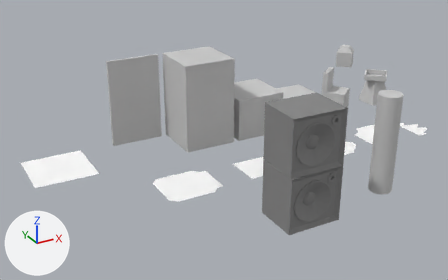
Renders of the Blender file meshes/tiles.blend from each side of a commit.
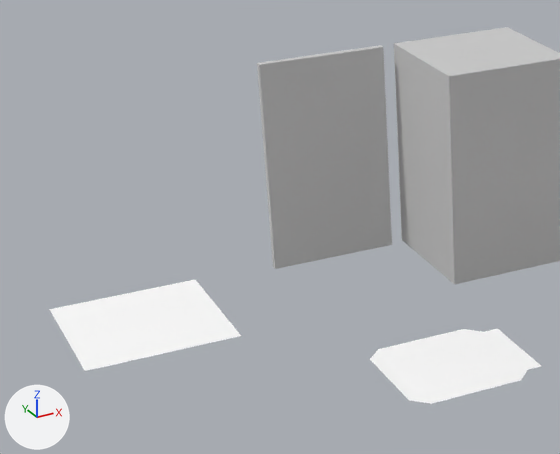
Each version appears first whole from a 50 mm lens placed at (-9.98, -12.14, 8.78), pointed at (-1.05, 4.09, 0.67), and next in a close-up on the part from 0% to 52% of the width and 13% to 79% of the height. The lights are fixed; the arrows at lower left show +X, +Y and +Z.

Names of what the first close-up shows: 'empty', 'path_start', 'pillar', 'wall'.
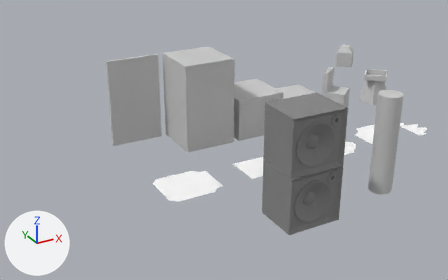
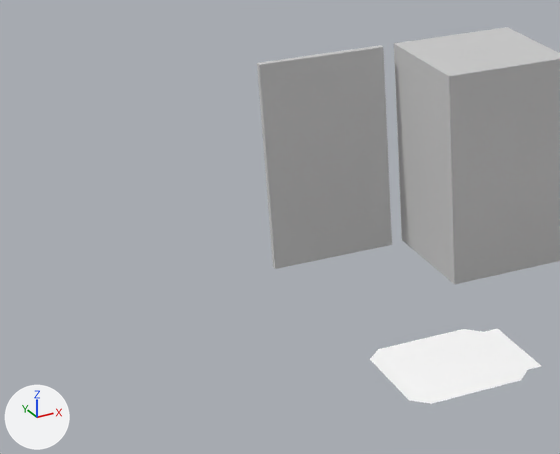
Commit message: empty mesh

Diff of the bpy script that builds the scene:
```diff
--- a/meshes/tiles.blend.py
+++ b/meshes/tiles.blend.py
@@ me_plane @@
 # used by ob_empty; location = (-6.0, 6.0, 0.0)
-me_plane.from_pydata(...)  # 6 vertices, 1 face, 1 loose edge; spans x -1.0..1.0, y -1.0..1.0, z 0.0
-me_plane.materials.append(mat_floor)  # white #ffffff
+me_plane.from_pydata(...)  # 0 vertices, 0 faces; spans empty
+# me_plane part 1: the whole mesh is rebuilt
+me_plane.materials.append(mat_block)  # light grey #cccccc
@@ ob_empty @@
 ob_empty = bpy.data.objects.new('empty', me_plane)
-ob_empty.location = (-6.0, 6.0, 0.0)
+ob_empty.location = (4.62, -2.76, 0.0)
```

Location of each change, (x1, y1, x2, y2) in pixels of the close-ups (560 x 454 px):
'empty', no longer drawn
    before: (49, 280, 241, 371)
